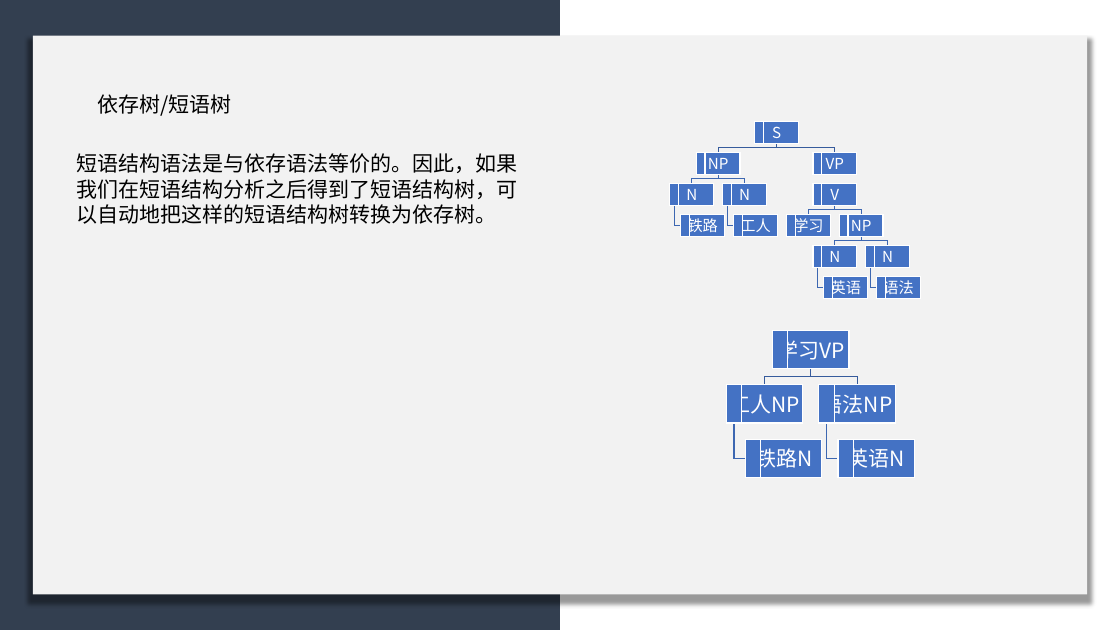
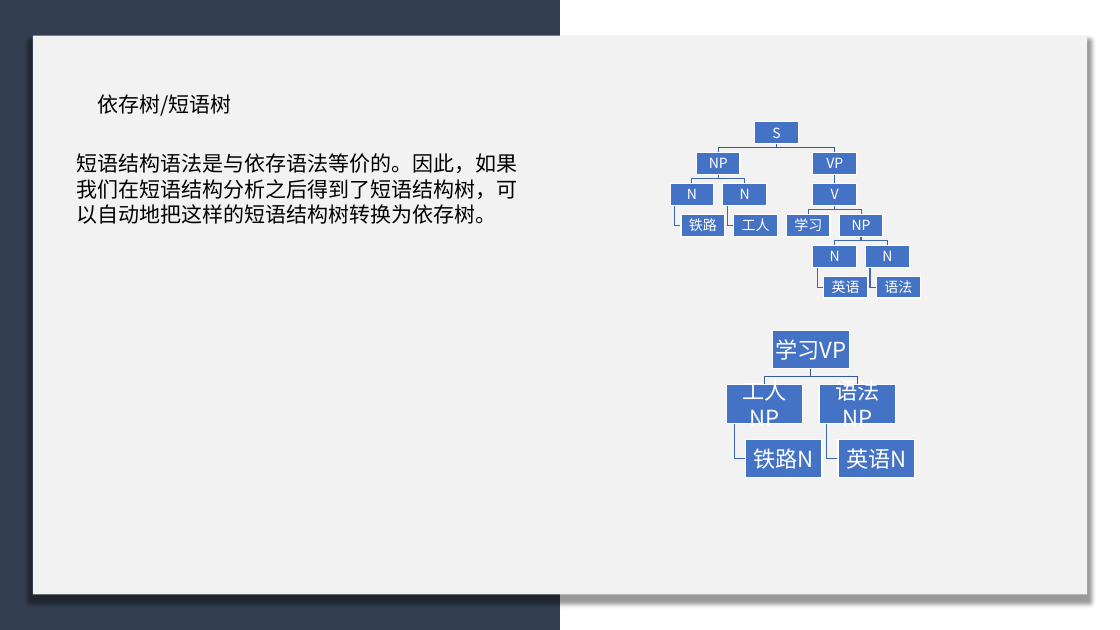
Before and after one commit to licheng0573/RosettaStone, a slide deck: slide 32 of 二组展示_10_24.pptx. Drawn at 1120x630 pixels with LibreOffice and Linux fonts; fonts in the diff are those of the drawing. Boxes give left, top, right and bottom in pixels: in the first picture for what was removed or moved away, otherwise in the second. Text is boxed around its words. In the diff, an @@ line names an element or a change of style, - is before the commit and + after.

```diff
--- a/二组展示_10_24.pptx
+++ b/二组展示_10_24.pptx
@@ size 13 to 12 pt in 14 elements at [772,127,780,138], [687,189,697,199], [689,218,717,231], [831,188,839,199], [794,218,822,231], [852,219,871,230], [830,250,840,261], [832,280,860,293], [882,250,892,261], [884,280,912,293], [740,188,750,199], [742,218,770,231], [709,157,728,168], [826,157,843,168] @@
@@ freeform shape: place and size @@
-freeform shape at [835,174,835,183]
+freeform shape at [831,174,839,183]
@@ group removed at [670,122,886,298]: 14 rectangles @@
@@ size 18 to 19 pt in 5 elements at [743,377,787,431], [754,448,814,469], [835,377,879,431], [846,448,906,469], [775,339,846,360] @@
@@ group removed at [727,331,854,478]: 5 rectangles @@
```
Also in this commit, not shown: 6 other slides changed, 3 slides removed, 1 other file.
